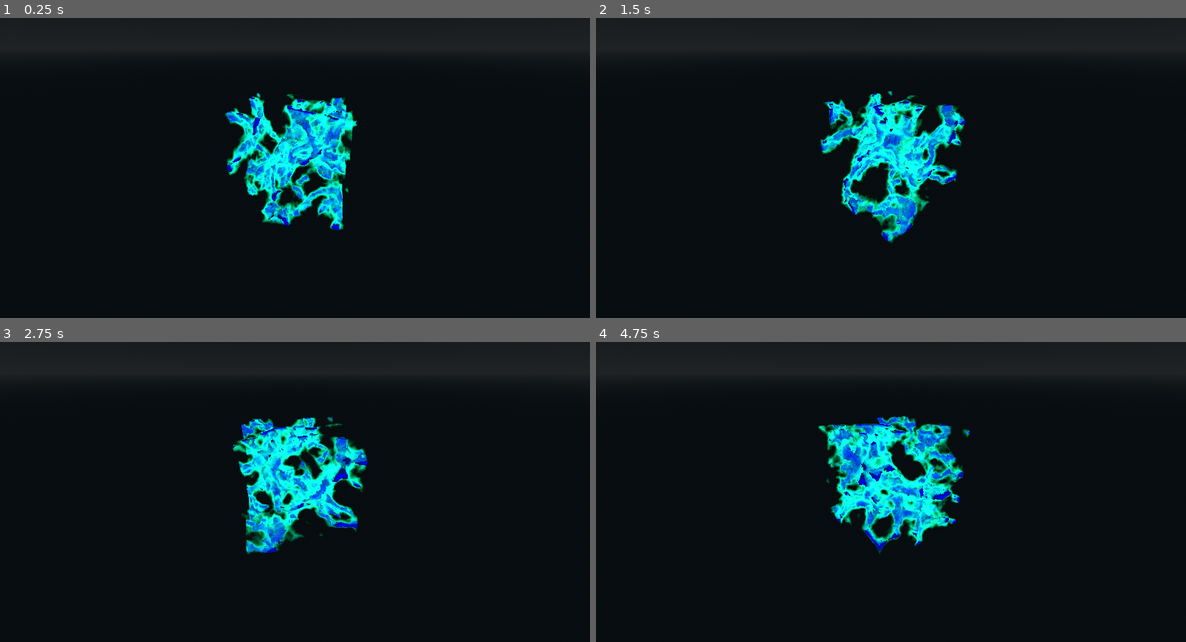
Above: before the commit, frames 1-4 (two rows, left to right).
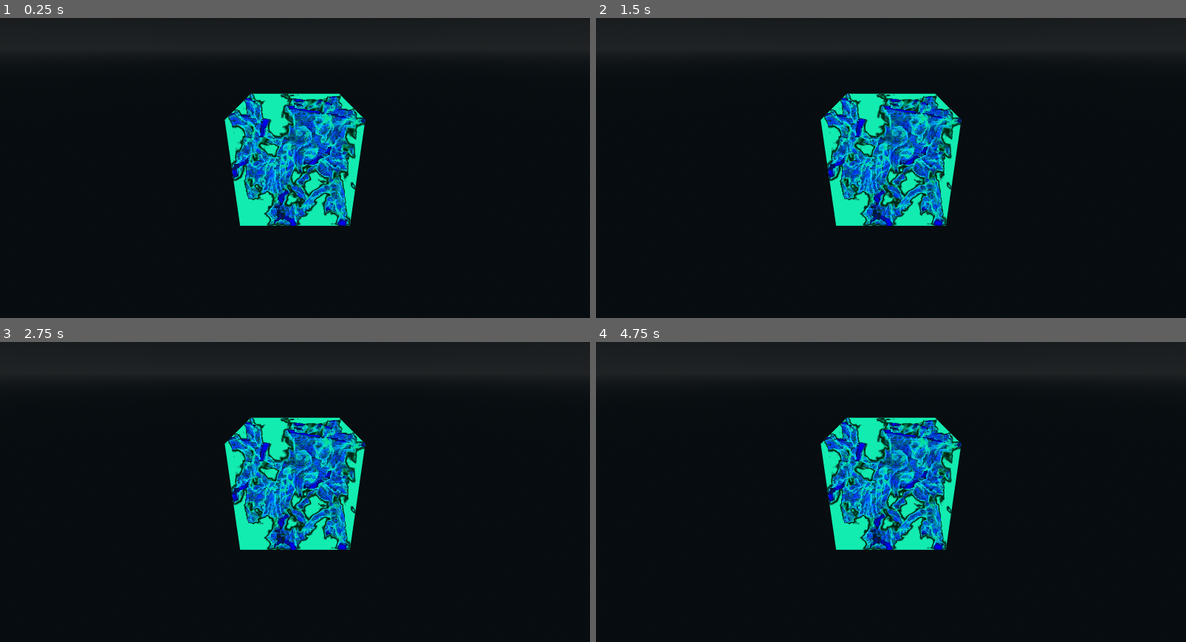
Above: after the commit, the same moments.

Repository: 1hue/GodotTexture3DVisualizer
Game: Godot game, scene res://main.tscn
Same seed, same stepped clock (60 frames per second), same inputs: the game is played once before the commit and once after it.
Inputs:
- Up to frame 1 (0.25 s): no input
- Up to frame 2 (1.5 s): no input
- Up to frame 3 (2.75 s): no input
- Up to frame 4 (4.75 s): no input

The runs differ from the first frame. In frame 1, 8.9% of the frame differs, in the area x 38-62%, y 24-71%; in frame 2, 9.3%, in the area x 38-63%, y 24-75%; in frame 3, 9.1%; in frame 4, 9.2%.

Commit message:
Add more noise texture examples

Diff:
--- /dev/null
+++ b/hero.tscn
@@ -0,0 +1,89 @@
+[gd_scene load_steps=17 format=3 uid="uid://bh2lkuymxinm8"]
+
+[ext_resource type="Script" uid="uid://cr3hhwplxc130" path="res://main.gd" id="1_c6xj6"]
+[ext_resource type="Shader" uid="uid://5pro0ijy13j4" path="res://wireframe.gdshader" id="2_6bw2v"]
+[ext_resource type="Shader" uid="uid://bh4h4728r6bbu" path="res://visualizer.gdshader" id="3_kem5a"]
+[ext_resource type="NoiseTexture3D" uid="uid://cd77sbvhmb5li" path="res://resources/perlin_noise_texture_3d.tres" id="4_gxmxl"]
+[ext_resource type="NoiseTexture3D" uid="uid://ck8aoq1w5jbm5" path="res://resources/cellular_noise_texture_3d.tres" id="5_6bw2v"]
+[ext_resource type="NoiseTexture3D" uid="uid://dg53ka43bxcp8" path="res://resources/simplex_noise_texture_3d.tres" id="6_kem5a"]
+
+[sub_resource type="ProceduralSkyMaterial" id="ProceduralSkyMaterial_ig7tw"]
+sky_top_color = Color(0.043137256, 0.05882353, 0.07058824, 1)
+sky_horizon_color = Color(0.11728484, 0.12519643, 0.1304476, 1)
+ground_bottom_color = Color(0.0448, 0.060760003, 0.07, 1)
+ground_horizon_color = Color(0.11728484, 0.12519643, 0.1304476, 1)
+
+[sub_resource type="Sky" id="Sky_0xm2m"]
+sky_material = SubResource("ProceduralSkyMaterial_ig7tw")
+
+[sub_resource type="Environment" id="Environment_h2yge"]
+background_mode = 2
+sky = SubResource("Sky_0xm2m")
+tonemap_mode = 2
+
+[sub_resource type="ShaderMaterial" id="ShaderMaterial_1bvp3"]
+render_priority = 0
+shader = ExtResource("2_6bw2v")
+shader_parameter/wireframe = true
+shader_parameter/wireframe_color = Color(0.076499976, 0.85, 0.5534918, 1)
+
+[sub_resource type="ShaderMaterial" id="ShaderMaterial_h2yge"]
+render_priority = 0
+shader = ExtResource("3_kem5a")
+shader_parameter/tex = ExtResource("4_gxmxl")
+shader_parameter/model_size = Vector3(5, 5, 5)
+shader_parameter/ray_steps = 128
+
+[sub_resource type="BoxMesh" id="BoxMesh_7dm0k"]
+material = SubResource("ShaderMaterial_h2yge")
+size = Vector3(5, 5, 5)
+
+[sub_resource type="ShaderMaterial" id="ShaderMaterial_kem5a"]
+render_priority = 0
+shader = ExtResource("3_kem5a")
+shader_parameter/tex = ExtResource("5_6bw2v")
+shader_parameter/model_size = Vector3(5, 5, 5)
+shader_parameter/ray_steps = 128
+
+[sub_resource type="BoxMesh" id="BoxMesh_gxmxl"]
+material = SubResource("ShaderMaterial_kem5a")
+size = Vector3(5, 5, 5)
+
+[sub_resource type="ShaderMaterial" id="ShaderMaterial_gdsc3"]
+render_priority = 0
+shader = ExtResource("3_kem5a")
+shader_parameter/tex = ExtResource("6_kem5a")
+shader_parameter/model_size = Vector3(5, 5, 5)
+shader_parameter/ray_steps = 128
+
+[sub_resource type="BoxMesh" id="BoxMesh_svejp"]
+material = SubResource("ShaderMaterial_gdsc3")
+size = Vector3(5, 5, 5)
+
+[node name="Hero" type="Node3D"]
+script = ExtResource("1_c6xj6")
+
+[node name="WorldEnvironment" type="WorldEnvironment" parent="."]
+environment = SubResource("Environment_h2yge")
+
+[node name="Cube" type="MeshInstance3D" parent="."]
+transform = Transform3D(0.7071067, 0, 0.7071067, 0, 1, 0, -0.7071067, 0, 0.7071067, 0, 0, 0)
+material_overlay = SubResource("ShaderMaterial_1bvp3")
+mesh = SubResource("BoxMesh_7dm0k")
+
+[node name="Cube2" type="MeshInstance3D" parent="."]
+transform = Transform3D(0.49999994, 0, 0.86602527, 0, 1, 0, -0.86602527, 0, 0.49999994, -9, 0, 1.7064352)
+material_overlay = SubResource("ShaderMaterial_1bvp3")
+mesh = SubResource("BoxMesh_gxmxl")
+
+[node name="Cube3" type="MeshInstance3D" parent="."]
+transform = Transform3D(0.86602527, 0, 0.49999994, 0, 1, 0, -0.49999994, 0, 0.86602527, 9, 0, 1.7098641)
+material_overlay = SubResource("ShaderMaterial_1bvp3")
+mesh = SubResource("BoxMesh_svejp")
+
+[node name="CameraPivot" type="Node3D" parent="."]
+unique_name_in_owner = true
+
+[node name="Camera3D" type="Camera3D" parent="CameraPivot"]
+transform = Transform3D(1, 0, 0, 0, 0.7987196, 0.6017035, 0, -0.6017035, 0.7987196, 0, 7.9542, 11.484689)
+fov = 72.6
--- a/main.gd
+++ b/main.gd
@@ -8,5 +8,5 @@
 
 var cam_rotation: float = deg_to_rad(30)
 
-func _process(delta: float) -> void:
-	camera_pivot.rotate_y(cam_rotation * delta)
+#func _process(delta: float) -> void:
+	#camera_pivot.rotate_y(cam_rotation * delta)
--- a/main.tscn
+++ b/main.tscn
@@ -1,7 +1,8 @@
-[gd_scene load_steps=9 format=3 uid="uid://bf5oxc0n30t8a"]
+[gd_scene load_steps=11 format=3 uid="uid://bf5oxc0n30t8a"]
 
 [ext_resource type="Script" uid="uid://cr3hhwplxc130" path="res://main.gd" id="1_h2yge"]
 [ext_resource type="Shader" uid="uid://bh4h4728r6bbu" path="res://visualizer.gdshader" id="1_ig7tw"]
+[ext_resource type="Shader" uid="uid://5pro0ijy13j4" path="res://wireframe.gdshader" id="2_1bvp3"]
 [ext_resource type="NoiseTexture3D" uid="uid://cd77sbvhmb5li" path="res://resources/perlin_noise_texture_3d.tres" id="3_h2yge"]
 
 [sub_resource type="ProceduralSkyMaterial" id="ProceduralSkyMaterial_ig7tw"]
@@ -17,6 +18,12 @@
 background_mode = 2
 sky = SubResource("Sky_0xm2m")
 tonemap_mode = 2
+
+[sub_resource type="ShaderMaterial" id="ShaderMaterial_1bvp3"]
+render_priority = 0
+shader = ExtResource("2_1bvp3")
+shader_parameter/wireframe = true
+shader_parameter/wireframe_color = Color(0.076499976, 0.85, 0.5534918, 1)
 
 [sub_resource type="ShaderMaterial" id="ShaderMaterial_h2yge"]
 render_priority = 0
@@ -36,6 +43,7 @@
 environment = SubResource("Environment_h2yge")
 
 [node name="Cube" type="MeshInstance3D" parent="."]
+material_overlay = SubResource("ShaderMaterial_1bvp3")
 mesh = SubResource("BoxMesh_7dm0k")
 
 [node name="CameraPivot" type="Node3D" parent="."]
--- a/project.godot
+++ b/project.godot
@@ -16,7 +16,11 @@
 config/features=PackedStringArray("4.5", "GL Compatibility")
 boot_splash/show_image=false
 
+[display]
+
+window/quality/screen_space_aa=2
+
 [rendering]
 
-renderer/rendering_method="gl_compatibility"
-renderer/rendering_method.mobile="gl_compatibility"
+anti_aliasing/quality/msaa_3d=3
+anti_aliasing/quality/screen_space_aa=2
--- a/resources/cellular_noise_texture_3d.tres
+++ b/resources/cellular_noise_texture_3d.tres
@@ -1,8 +1,8 @@
 [gd_resource type="NoiseTexture3D" load_steps=3 format=3 uid="uid://ck8aoq1w5jbm5"]
 
 [sub_resource type="Gradient" id="Gradient_ig7tw"]
-offsets = PackedFloat32Array(0, 0.1780822, 0.3561644)
-colors = PackedColorArray(0.007843138, 0, 1, 1, 0, 1, 0, 1, 0, 0, 0, 0)
+offsets = PackedFloat32Array(0.06629834, 0.18232045, 0.2679558, 0.33425415)
+colors = PackedColorArray(0, 0.01666689, 1, 1, 0.06719999, 0.96, 0.93024004, 1, 0, 0, 0, 1, 0, 0, 0, 0)
 
 [sub_resource type="FastNoiseLite" id="FastNoiseLite_0xm2m"]
 noise_type = 2
--- a/resources/perlin_noise_texture_3d.tres
+++ b/resources/perlin_noise_texture_3d.tres
@@ -1,8 +1,8 @@
 [gd_resource type="NoiseTexture3D" load_steps=3 format=3 uid="uid://cd77sbvhmb5li"]
 
 [sub_resource type="Gradient" id="Gradient_ig7tw"]
-offsets = PackedFloat32Array(0.06849315, 0.17534247, 0.28767124)
-colors = PackedColorArray(0, 0, 1, 1, 0.008399999, 0.12, 0.07722001, 1, 0.0072000003, 0.12, 0.07676002, 0)
+offsets = PackedFloat32Array(0.06849315, 0.21270718, 0.28767124)
+colors = PackedColorArray(0, 0, 1, 1, 0.008399999, 0.12, 0.07722001, 1, 0, 0, 0, 0)
 
 [sub_resource type="FastNoiseLite" id="FastNoiseLite_0xm2m"]
 noise_type = 3
--- /dev/null
+++ b/resources/simplex_noise_texture_3d.tres
@@ -0,0 +1,19 @@
+[gd_resource type="NoiseTexture3D" load_steps=3 format=3 uid="uid://dg53ka43bxcp8"]
+
+[sub_resource type="Gradient" id="Gradient_n4w22"]
+offsets = PackedFloat32Array(0.07458564, 0.21546961, 0.36740333)
+colors = PackedColorArray(0, 0, 0, 1, 0.025199998, 0.14237997, 0.36, 1, 0, 0, 0, 0.007843138)
+
+[sub_resource type="FastNoiseLite" id="FastNoiseLite_tlfx0"]
+noise_type = 0
+frequency = 0.0106
+cellular_distance_function = 1
+cellular_return_type = 6
+domain_warp_enabled = true
+
+[resource]
+width = 128
+height = 128
+depth = 128
+noise = SubResource("FastNoiseLite_tlfx0")
+color_ramp = SubResource("Gradient_n4w22")
--- /dev/null
+++ b/wireframe.gdshader
@@ -0,0 +1,19 @@
+shader_type spatial;
+render_mode unshaded, wireframe, blend_premul_alpha;
+
+uniform bool wireframe = true;
+uniform vec4 wireframe_color: source_color = vec4(1,1,1,1);
+
+void vertex() {
+	COLOR = wireframe_color;
+}
+
+void fragment() {
+	if (!wireframe) {
+		ALPHA = 0.0;
+		discard;
+	} else {
+		ALBEDO = COLOR.rgb;
+		ALPHA = COLOR.a;
+	}
+}
Binary file added: assets/hero.png
Not shown, added: wireframe.gdshader.uid
Not shown, changed: README.md
